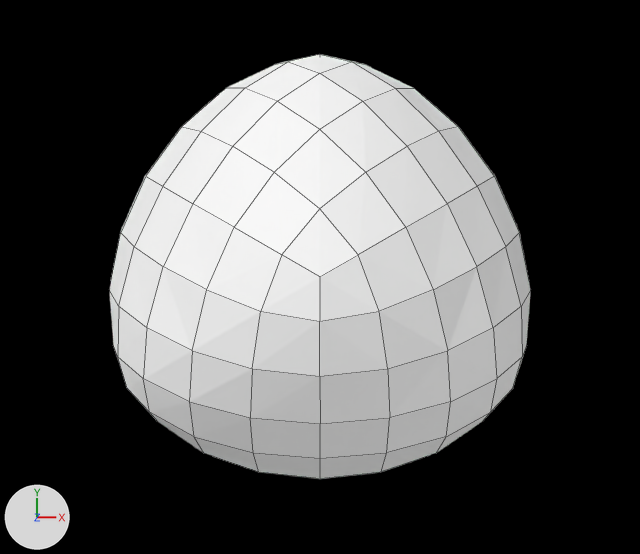
Renders of the Blender file lonely_photon.blend from each side of a commit.
One viewpoint serves both versions: a 50 mm lens placed at (0.0, 0.0, 1.318), pointed at (0.0, 0.0, -0.005). Lighting does not change. The marker at lower left points along +X, +Y and +Z. Mesh edges are drawn as thin lines. The same objects are shown in both versions, whatever each file hides.

Names of what the first picture shows: 'player', 'player_glow'.
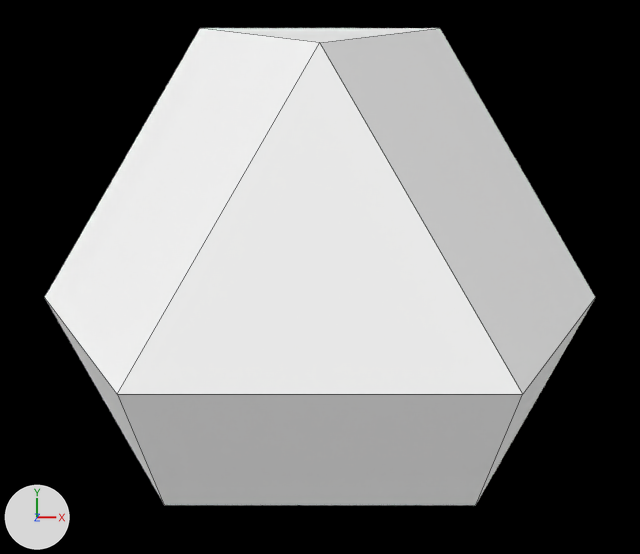
Changed parts and their boxes [x1, y1, x2, y2] in the pictures (640 x 554 px):
'player', modifiers changed (31% wider, 12% taller): before [110, 54, 530, 479]; after [45, 28, 595, 505]

The change, as a list of edits to the scene's bpy script:
```text
Change ob_player:
    remove _m = ob_player.modifiers.new('Subsurf', 'SUBSURF')
    remove _m.levels = 0
```
